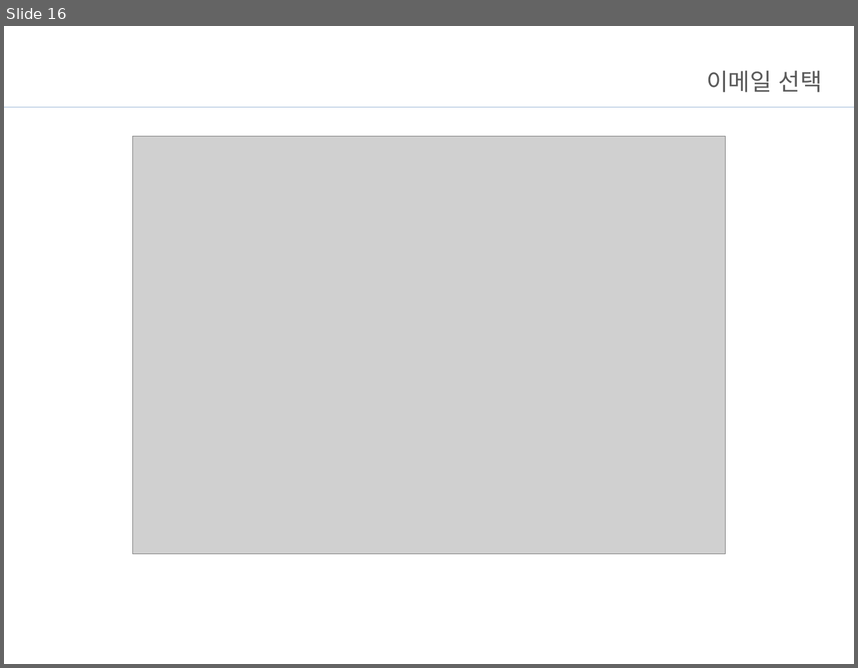
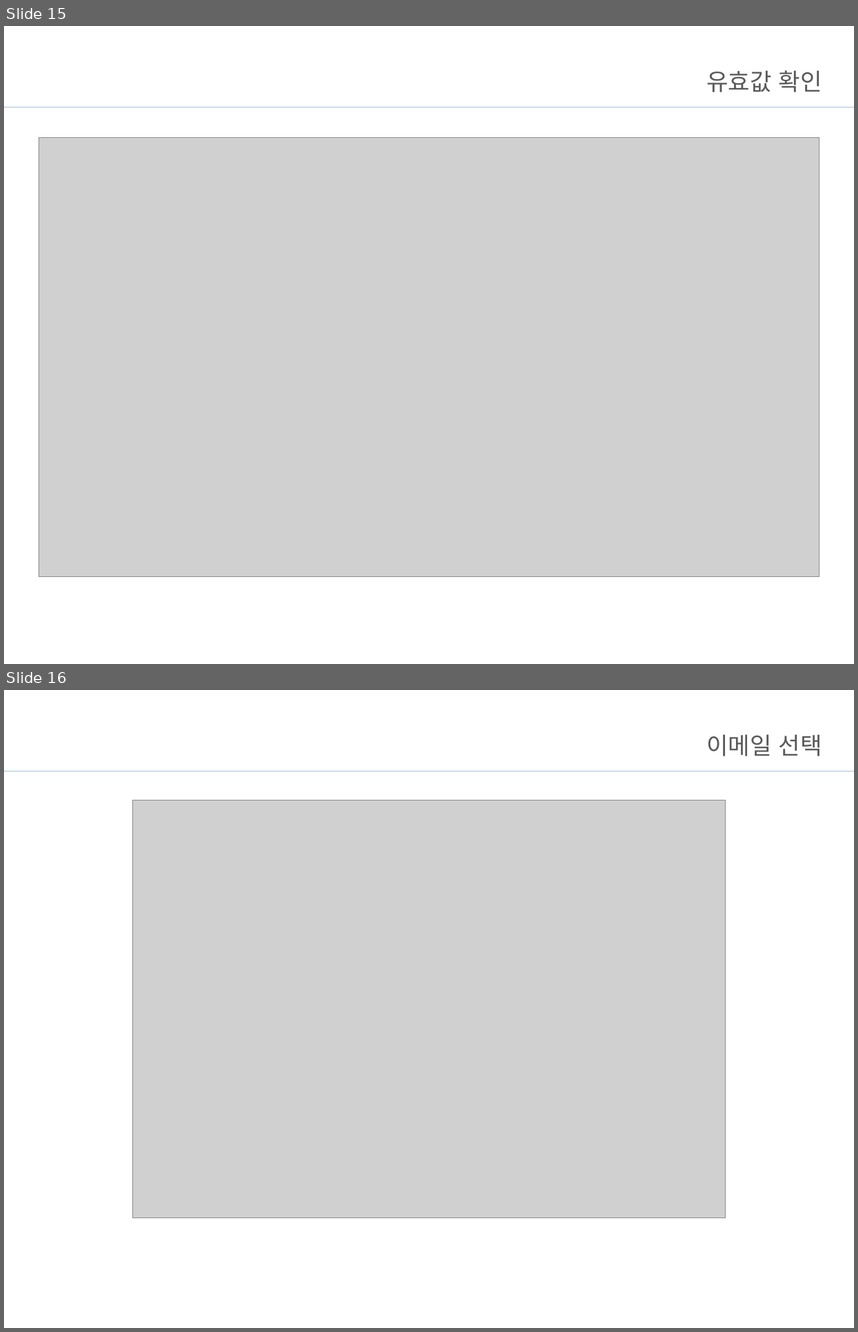
Before and after one commit to Jo-jangho/Web, a slide deck: 과제/JavaScript브리핑.pptx. Shown one above the other, each under a label of ours: slide 16 before the commit, slides 15 and 16 after it. The pictures are 858x668 and 858x1332 pixels, drawn with LibreOffice and Linux fonts; fonts in the diff are those of the drawing; grey boxes stand for pictures; background and template pictures are left out. Boxes give left, top, right and bottom in pixels: in the first picture for what was removed or moved away, otherwise in the second. Text is boxed around its words. In the diff, an @@ line names an element or a change of style, - is before the commit and + after.

```diff
--- a/과제/JavaScript브리핑.pptx
+++ b/과제/JavaScript브리핑.pptx
@@ slide 15 added at <box>4,26,854,664</box>, background #FFFFFF; not listed: 1 template element that a slide beside it also shows @@
@@ title added at <box>706,70,822,92</box>, 20 pt, text #595959 @@
+유효값 확인
@@ picture added at <box>39,137,819,577</box> @@
```
Also in this commit, not shown: 8 slides changed, 1 other slide added, 5 slides removed, 31 other files.
